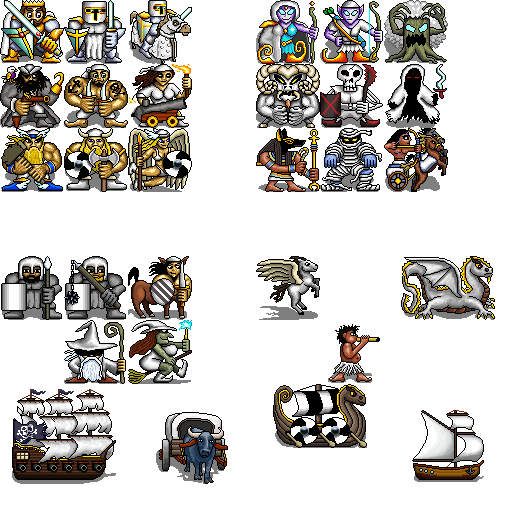
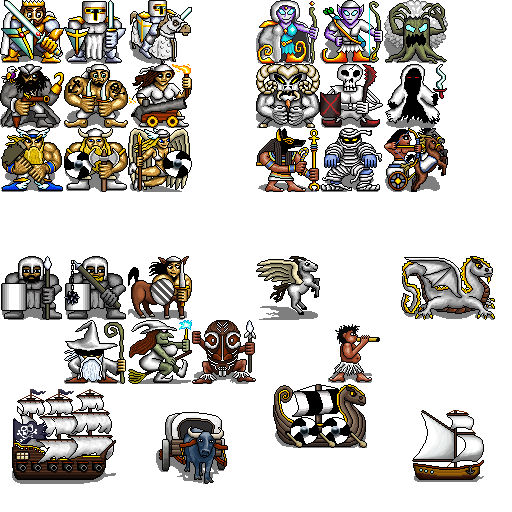
The second 512 × 512 image is a revision of the first. Changes to its layers:
painted on "Colour" over [200, 322, 255, 380]
painted on "Detail" over [17, 26, 482, 462]
painted on "Shadow" over [29, 127, 277, 475]
